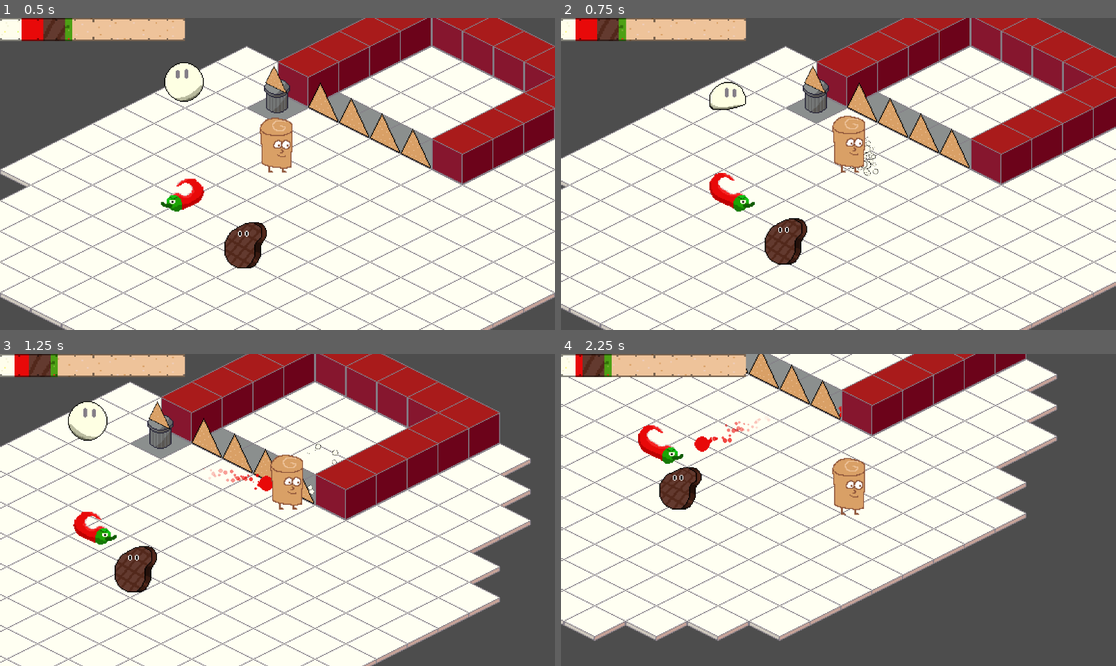
Above: before the commit, frames 1-4 (two rows, left to right).
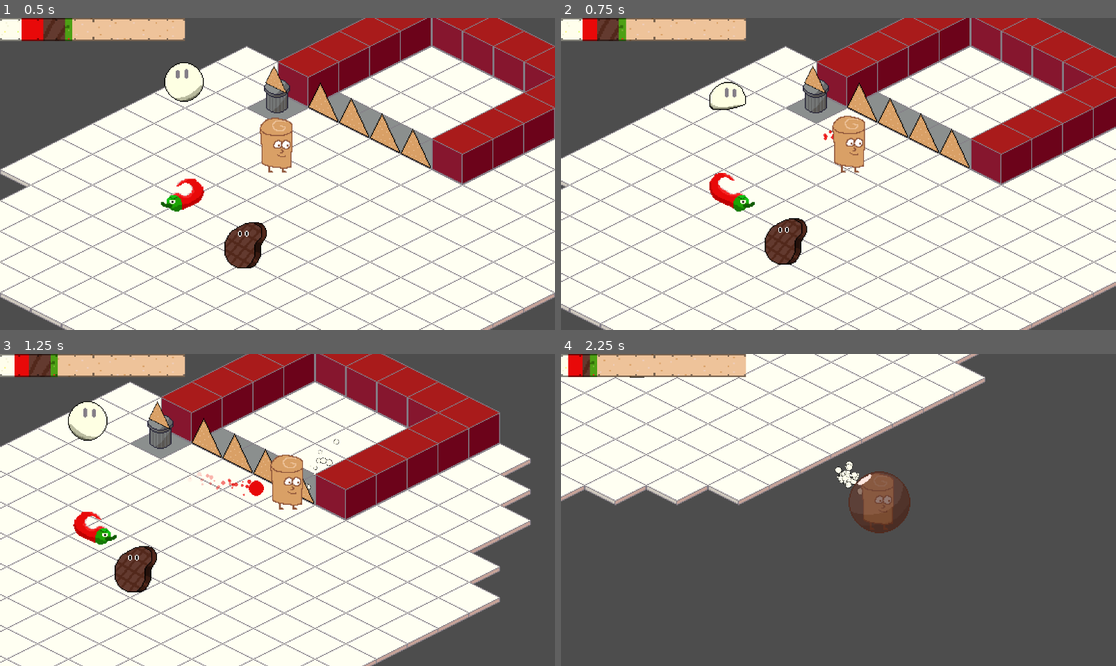
Above: after the commit, the same moments.

Repository: JordanLevy/LudumDare54
Game: Godot game, scene res://Scenes/Game.tscn
The game is run twice, just before and just after one commit, with the same random seed, the same clock (stepped at 60 frames per second) and the same inputs.
Inputs (mouse positions are in pixels of both pictures, inside the frame that each line leads up to):
- Up to frame 1 (0.5 s): no input
- Up to frame 2 (0.75 s): move the mouse to (960, 158) at 0.52 s; hold Right (ui_right) from 0.53 s (still down); click (960, 158) at 0.6 s
- Up to frame 3 (1.25 s): keep holding Right (ui_right); right-click (399, 494) at 0.8 s
- Up to frame 4 (2.25 s): move the mouse to (727, 525) at 1.27 s; release Right (ui_right) at 1.28 s; hold Down (ui_down) 1.28-2.03 s; right-click (727, 525) at 1.35 s; tap Shift (fire_meat, bound only after the commit) at 1.55, 2.1 s; move the mouse to (894, 441) at 2.02 s; hold Right (ui_right) from 2.03 s (still down)

Frame 1 is identical in both runs. In frame 2, 0.2% of the frame differs, in the area x 2-58%, y 0-51%; in frame 3, 0.5%; in frame 4, 52%, in the area x 0-90%, y 0-92%.

Commit message:
Added meat attack

Diff:
--- a/Scenes/Player.tscn
+++ b/Scenes/Player.tscn
@@ -61,5 +61,10 @@
 [node name="DeathTimer" type="Timer" parent="."]
 one_shot = true
 
+[node name="DashTimer" type="Timer" parent="."]
+wait_time = 0.15
+one_shot = true
+
 [connection signal="body_entered" from="Hurtbox" to="." method="_on_hurtbox_body_entered"]
 [connection signal="timeout" from="DeathTimer" to="." method="_on_death_timer_timeout"]
+[connection signal="timeout" from="DashTimer" to="." method="_on_dash_timer_timeout"]
--- a/Scenes/Projectiles/MeatProjectile.tscn
+++ b/Scenes/Projectiles/MeatProjectile.tscn
@@ -1,59 +1,97 @@
-[gd_scene load_steps=9 format=3 uid="uid://dmf5c6jb8n3r0"]
+[gd_scene load_steps=12 format=3 uid="uid://dmf5c6jb8n3r0"]
 
 [ext_resource type="Script" path="res://Scripts/MeatProjectile.gd" id="1_rvlju"]
 [ext_resource type="Texture2D" uid="uid://bwxcnj13xs26d" path="res://Assets/Projectiles/MeatProjectile.png" id="2_5esji"]
-[ext_resource type="Texture2D" uid="uid://vw65wr5ytbaf" path="res://Assets/Projectiles/SpiceProjectile.png" id="2_ycn7s"]
 
-[sub_resource type="Gradient" id="Gradient_n8015"]
-colors = PackedColorArray(0.517016, 0.194094, 0.17726, 1, 0.45098, 0.243137, 0.203922, 0)
+[sub_resource type="Curve" id="Curve_dgsfi"]
+_data = [Vector2(0, 0.473684), 0.0, 0.0, 0, 0, Vector2(1, 1), 0.0, 0.0, 0, 0]
+point_count = 2
 
-[sub_resource type="GradientTexture1D" id="GradientTexture1D_2k5ay"]
-gradient = SubResource("Gradient_n8015")
+[sub_resource type="CurveTexture" id="CurveTexture_i6oyk"]
+curve = SubResource("Curve_dgsfi")
 
 [sub_resource type="ParticleProcessMaterial" id="ParticleProcessMaterial_w6csr"]
 emission_shape = 1
 emission_sphere_radius = 10.0
 particle_flag_disable_z = true
-gravity = Vector3(0, 30, 0)
+gravity = Vector3(0, -1, 0)
 orbit_velocity_min = 0.0
 orbit_velocity_max = 0.0
-scale_min = 0.1
-scale_max = 0.3
+scale_min = 0.01
+scale_max = 0.2
+scale_curve = SubResource("CurveTexture_i6oyk")
 color = Color(0.533333, 0.203922, 0.180392, 1)
-color_ramp = SubResource("GradientTexture1D_2k5ay")
-hue_variation_max = 0.08
+hue_variation_max = 0.01
+
+[sub_resource type="AtlasTexture" id="AtlasTexture_74h04"]
+atlas = ExtResource("2_5esji")
+region = Rect2(0, 0, 64, 64)
+
+[sub_resource type="AtlasTexture" id="AtlasTexture_u7yfa"]
+atlas = ExtResource("2_5esji")
+region = Rect2(64, 0, 64, 64)
+
+[sub_resource type="AtlasTexture" id="AtlasTexture_03x1v"]
+atlas = ExtResource("2_5esji")
+region = Rect2(128, 0, 64, 64)
+
+[sub_resource type="AtlasTexture" id="AtlasTexture_cdr8p"]
+atlas = ExtResource("2_5esji")
+region = Rect2(192, 0, 64, 64)
 
 [sub_resource type="SpriteFrames" id="SpriteFrames_qoxfa"]
 animations = [{
 "frames": [{
 "duration": 1.0,
-"texture": ExtResource("2_ycn7s")
+"texture": SubResource("AtlasTexture_74h04")
+}, {
+"duration": 1.0,
+"texture": SubResource("AtlasTexture_u7yfa")
+}, {
+"duration": 1.0,
+"texture": SubResource("AtlasTexture_03x1v")
+}, {
+"duration": 1.0,
+"texture": SubResource("AtlasTexture_cdr8p")
 }],
-"loop": true,
+"loop": false,
 "name": &"default",
-"speed": 5.0
+"speed": 60.0
 }]
 
 [sub_resource type="CircleShape2D" id="CircleShape2D_mhh8x"]
-radius = 8.0
+radius = 32.0624
 
 [node name="MeatProjectile" type="CharacterBody2D"]
-y_sort_enabled = true
+show_behind_parent = true
+z_index = 1000
 collision_layer = 32
 collision_mask = 22
 script = ExtResource("1_rvlju")
 
 [node name="Particle" type="GPUParticles2D" parent="."]
+visible = false
 y_sort_enabled = true
-amount = 32
+position = Vector2(0, 28.825)
+amount = 30
 process_material = SubResource("ParticleProcessMaterial_w6csr")
 texture = ExtResource("2_5esji")
 lifetime = 0.5
 
 [node name="AnimatedSprite2D" type="AnimatedSprite2D" parent="."]
-y_sort_enabled = true
+z_index = 1000
 position = Vector2(0, 4.17233e-07)
 sprite_frames = SubResource("SpriteFrames_qoxfa")
+autoplay = "default"
+frame = 3
+frame_progress = 1.0
 
 [node name="CollisionShape2D" type="CollisionShape2D" parent="."]
 shape = SubResource("CircleShape2D_mhh8x")
+
+[node name="DespawnTimer" type="Timer" parent="."]
+wait_time = 0.3
+one_shot = true
+autostart = true
+
+[connection signal="timeout" from="DespawnTimer" to="." method="_on_despawn_timer_timeout"]
--- a/Scripts/MeatProjectile.gd
+++ b/Scripts/MeatProjectile.gd
@@ -2,5 +2,23 @@
 
 class_name MeatProjectile
 
+var player: Player
+
 func _ready():
+	player_offset = Vector2(0, -30)
+	damage = 5
+	knockback = -5
+	speed = 40
 	ingredient_type = GlobalManager.IngredientType.MEAT
+	player = get_tree().get_root().get_node("Node2D/Player")
+	velocity = player.velocity.normalized()
+	move_and_collide(player_offset)
+
+func on_hit():
+	pass
+
+func _physics_process(delta):
+	move_and_collide(player.global_position - position + player_offset)
+
+func _on_despawn_timer_timeout():
+	despawn()
--- a/Scripts/Monster.gd
+++ b/Scripts/Monster.gd
@@ -27,6 +27,7 @@
 	health -= amount
 
 func take_knockback(direction: Vector2, amount: float):
+	print(direction * amount * knockback_coefficient)
 	move_and_collide(direction * amount * knockback_coefficient)
 
 func despawn():
--- a/Scripts/PlayerController.gd
+++ b/Scripts/PlayerController.gd
@@ -11,13 +11,19 @@
 
 var sprite: AnimatedSprite2D
 
-const max_speed = 200
-const accel = 3000
+const dash_speed = 50000
+var dash_velocity = Vector2.ZERO
+
+var max_speed = 200
+
+var accel = 3000
+
 const friction = 1200
 
 var input = Vector2.ZERO
-var fire_primary = false
-var fire_secondary = false
+var fire_cream = false
+var fire_spice = false
+var fire_meat = false
 var mouse_position = Vector2.ZERO
 
 signal ingredients_changed(ingredients : Array[int])
@@ -26,11 +32,14 @@
 var monster_rewards: Array[int]
 var projectile_cost: int = 5
 
+var dash_timer: Timer
+
 var death_timer: Timer
 var is_dead = false
 
 func _ready():
 	sprite = get_node("Sprite")
+	dash_timer = get_node("DashTimer")
 	death_timer = get_node("DeathTimer")
 	ingredients = [15, 15, 15, 5]
 	monster_rewards = [20, 15, 10, 0]
@@ -50,8 +59,10 @@
 		input = input.normalized()
 	else:
 		input = Vector2.ZERO
-	fire_primary = Input.is_action_just_pressed("fire_primary")
-	fire_secondary = Input.is_action_just_pressed("fire_secondary")
+	fire_cream = Input.is_action_just_pressed("fire_cream")
+	fire_spice = Input.is_action_just_pressed("fire_spice")
+	fire_meat = Input.is_action_just_pressed("fire_meat")
+
 
 func player_movement(delta):
 	get_input()
@@ -67,12 +78,19 @@
 		velocity.x = clamp(velocity.x, -max_speed, max_speed)
 		velocity.y = clamp(velocity.y, -max_speed/2.0, max_speed/2.0)
 
-	if fire_primary:
+	if fire_cream:
 		pay_ingredients(GlobalManager.IngredientType.CREAM, projectile_cost)
 		shoot(GlobalManager.IngredientType.CREAM)
-	elif fire_secondary:
+	elif fire_spice:
 		pay_ingredients(GlobalManager.IngredientType.SPICE, projectile_cost)
 		shoot(GlobalManager.IngredientType.SPICE)
+	elif fire_meat:
+		pay_ingredients(GlobalManager.IngredientType.MEAT, projectile_cost)
+		shoot(GlobalManager.IngredientType.MEAT)
+		start_dash()
+
+	if not dash_timer.is_stopped():
+		velocity = dash_velocity * delta
 
 	move_and_slide()
 	turn_sprite(input)
@@ -119,14 +137,22 @@
 	emit_signal("ingredients_changed", ingredients)
 
 func shoot(ingredient: GlobalManager.IngredientType):
-
 	var instance = projectile_prefabs[ingredient].instantiate()
 	instance.target = mouse_position
 	instance.global_position = global_position
 	get_parent().add_child(instance)
 
+func start_dash():
+	dash_timer.start()
+	if velocity.length() > 0.01:
+		dash_velocity = velocity.normalized() * dash_speed
+	else:
+		dash_velocity = (mouse_position - global_position).normalized() * dash_speed
+
 
 func take_damage(ingredient: GlobalManager.IngredientType, damage: int):
+	if not dash_timer.is_stopped():
+		return
 	pay_ingredients(ingredient, damage)
 
 
@@ -140,3 +166,7 @@
 
 func on_monster_killed(type: GlobalManager.IngredientType):
 	gain_ingredients(type, monster_rewards[type])
+
+
+func _on_dash_timer_timeout():
+	velocity = Vector2.ZERO
--- a/project.godot
+++ b/project.godot
@@ -53,16 +53,22 @@
 , Object(InputEventKey,"resource_local_to_scene":false,"resource_name":"","device":-1,"window_id":0,"alt_pressed":false,"shift_pressed":false,"ctrl_pressed":false,"meta_pressed":false,"pressed":false,"keycode":0,"physical_keycode":83,"key_label":0,"unicode":115,"echo":false,"script":null)
 ]
 }
-fire_primary={
+fire_cream={
+"deadzone": 0.5,
+"events": [Object(InputEventMouseButton,"resource_local_to_scene":false,"resource_name":"","device":-1,"window_id":0,"alt_pressed":false,"shift_pressed":false,"ctrl_pressed":false,"meta_pressed":false,"button_mask":2,"position":Vector2(123, 19),"global_position":Vector2(127, 62),"factor":1.0,"button_index":2,"canceled":false,"pressed":true,"double_click":false,"script":null)
+, Object(InputEventJoypadButton,"resource_local_to_scene":false,"resource_name":"","device":-1,"button_index":10,"pressure":0.0,"pressed":true,"script":null)
+]
+}
+fire_spice={
 "deadzone": 0.5,
 "events": [Object(InputEventMouseButton,"resource_local_to_scene":false,"resource_name":"","device":-1,"window_id":0,"a …(255 unchanged characters)…
 , Object(InputEventJoypadMotion,"resource_local_to_scene":false,"resource_name":"","device":-1,"axis":5,"axis_value":1.0,"script":null)
 ]
 }
-fire_secondary={
+fire_meat={
 "deadzone": 0.5,
-"events": [Object(InputEventMouseButton,"resource_local_to_scene":false,"resource_name":"","device":-1,"window_id":0,"alt_pressed":false,"shift_pressed":false,"ctrl_pressed":false,"meta_pressed":false,"button_mask":2,"position":Vector2(123, 19),"global_position":Vector2(127, 62),"factor":1.0,"button_index":2,"canceled":false,"pressed":true,"double_click":false,"script":null)
-, Object(InputEventJoypadButton,"resource_local_to_scene":false,"resource_name":"","device":-1,"button_index":10,"pressure":0.0,"pressed":true,"script":null)
+"events": [Object(InputEventKey,"resource_local_to_scene":false,"resource_name":"","device":-1,"window_id":0,"alt_pressed":false,"shift_pressed":false,"ctrl_pressed":false,"meta_pressed":false,"pressed":false,"keycode":0,"physical_keycode":4194325,"key_label":0,"unicode":0,"echo":false,"script":null)
+, Object(InputEventJoypadMotion,"resource_local_to_scene":false,"resource_name":"","device":-1,"axis":4,"axis_value":1.0,"script":null)
 ]
 }
 
Binary file changed: Assets/Projectiles/MeatProjectile.aseprite
Binary file changed: Assets/Projectiles/MeatProjectile.png
